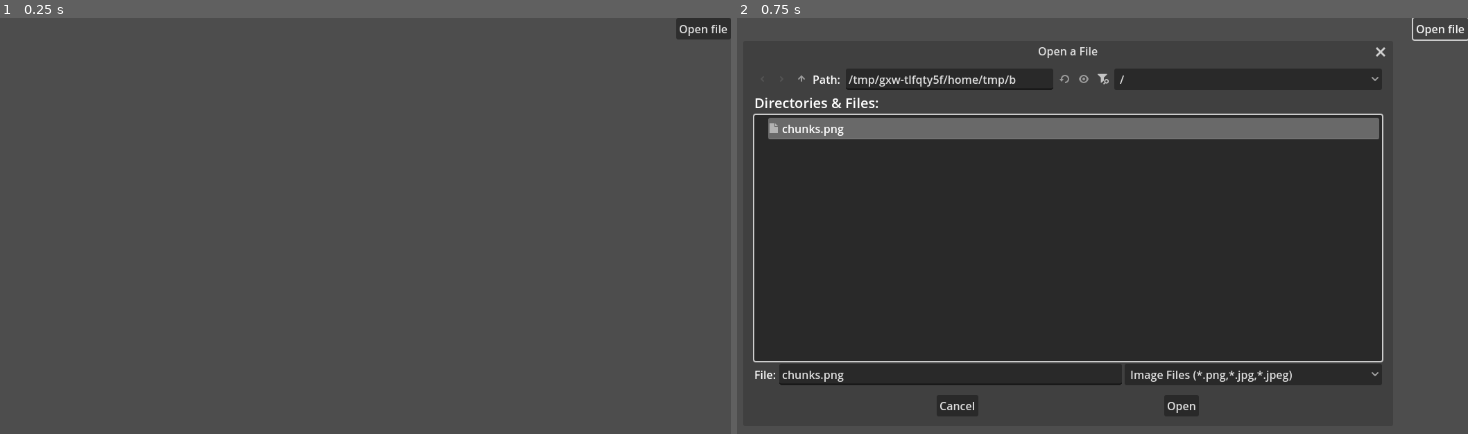
Above: before the commit, frames 1-2 (left to right).
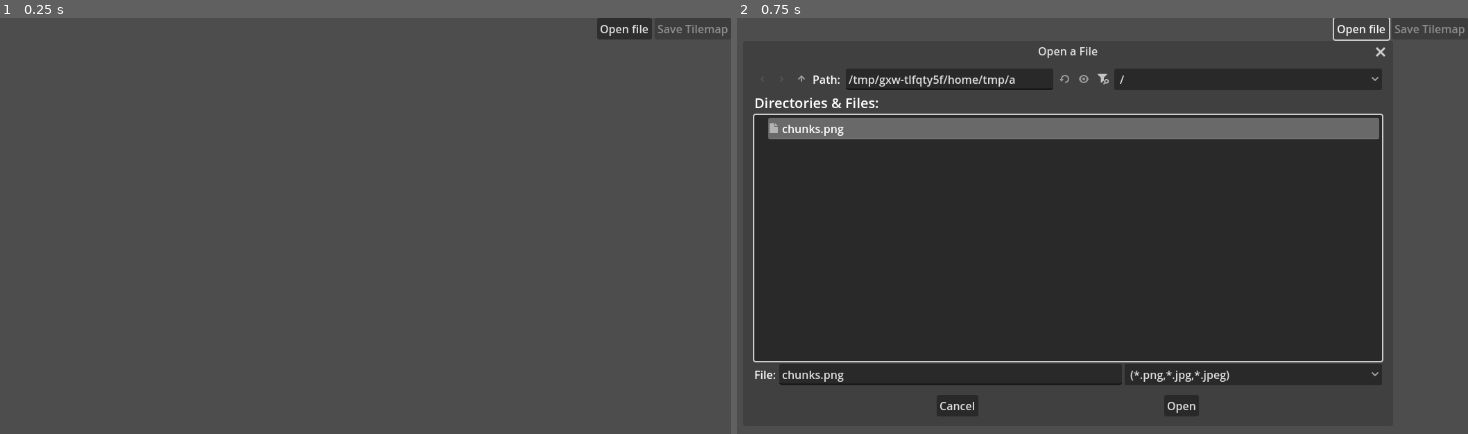
Above: after the commit, the same moments.

Repository: kwakoo-dev/tilemap-maker
Game: Godot game, scene res://main.tscn
Two runs of this game, one before a commit and one after it. Both use one fixed random seed, a clock stepped at 60 frames per second and the inputs below.
Inputs:
- Up to frame 1 (0.25 s): no input
- Up to frame 2 (0.75 s): click "Open file" at 0.5 s

The runs differ from the first frame. In frame 1, 0.4% of the frame differs, in the area x 81-100%, y 0-6%; in frame 2, 0.5%, in the area x 37-100%, y 0-88%.

Commit message:
- save button - button shortcuts (ctrl + o, ctrl + s) - support for any resolution of chunks - file should have 5x3 proportions, or else the output will be glitched

Diff:
--- a/main.gd
+++ b/main.gd
@@ -1,6 +1,13 @@
 extends Control
 
+@export var input_preview : TextureRect
+@export var output_preview : TextureRect
+@export var open_file_dialog : FileDialog
+@export var save_file_dialog : FileDialog
+@export var save_file_button : Button
+
 var image : Image
+var output_image : Image
 var input_texture : ImageTexture
 
 var chunk_width : int = 8
@@ -22,7 +29,7 @@
 var out_bottom_left_positions : Array[Vector2i]
 var out_bottom_right_positions : Array[Vector2i]
 
-func _init() -> void:
+func recalculate_output_chunk_positions() -> void:
 	top_left_positions = [
 		to_image_coords(0, 0),
 		to_image_coords(2, 0),
@@ -296,21 +303,30 @@
 		to_image_coords(14, 6),
 	]
 
-func _on_button_pressed() -> void:
-	$FileDialog.popup_centered_ratio()
+func _on_open_file_button_pressed() -> void:
+	open_file_dialog.popup_centered_ratio()
 
 func _on_file_dialog_file_selected(path: String) -> void:
 	image = Image.new()
 	image.load(path)
 	input_texture = ImageTexture.create_from_image(image)
-	$InputPreview.texture = input_texture
-	$Generate.disabled = false
+	input_preview.texture = input_texture
+
+	chunk_width = image.get_width() / 5
+	chunk_height = image.get_height() / 3
+
+	var file_extension : String = path.get_extension()
+	save_file_dialog.clear_filters()
+	save_file_dialog.add_filter("*." + file_extension)
+	save_file_button.disabled = false
+
+	recalculate_output_chunk_positions()
 	generate()
 
 func generate() -> void:
 	var chunks : Chunks = Chunks.get_chunks(Vector2i(chunk_width, chunk_height))
 	var image_format : Image.Format = image.get_format()
-	var output_image : Image = Image.create_empty(tile_columns * chunk_width, tile_rows * chunk_height, false, image_format)
+	output_image = Image.create_empty(tile_columns * chunk_width, tile_rows * chunk_height, false, image_format)
 
 	blit_chunks(output_image, chunks.top_left, top_left_positions)
 	blit_chunks(output_image, chunks.top, top_positions)
@@ -329,7 +345,7 @@
 	blit_chunks(output_image, chunks.out_bottom_left, out_bottom_left_positions)
 	blit_chunks(output_image, chunks.out_bottom_right, out_bottom_right_positions)
 
-	$OutputPreview.texture =  ImageTexture.create_from_image(output_image)
+	output_preview.texture =  ImageTexture.create_from_image(output_image)
 
 func blit_chunks(output_image : Image, chunk_coords : Rect2i, target_coords : Array[Vector2i]) -> void:
 	for coords in target_coords:
@@ -337,3 +353,10 @@
 
 func to_image_coords(x : int, y : int) -> Vector2i:
 	return Vector2i(x * chunk_width, y * chunk_height)
+
+func _on_save_file_pressed() -> void:
+	save_file_dialog.popup_centered_ratio()
+
+
+func _on_save_file_dialog_file_selected(path: String) -> void:
+	output_image.save_png(path)
--- a/main.tscn
+++ b/main.tscn
@@ -1,8 +1,20 @@
-[gd_scene load_steps=2 format=3 uid="uid://doh7hste2qr05"]
+[gd_scene load_steps=6 format=3 uid="uid://doh7hste2qr05"]
 
 [ext_resource type="Script" uid="uid://dax1mj4cmpjlw" path="res://main.gd" id="1_ig7tw"]
 
-[node name="Control" type="Control"]
+[sub_resource type="InputEventAction" id="InputEventAction_ig7tw"]
+action = &"open"
+
+[sub_resource type="Shortcut" id="Shortcut_0xm2m"]
+events = [SubResource("InputEventAction_ig7tw")]
+
+[sub_resource type="InputEventAction" id="InputEventAction_0xm2m"]
+action = &"save"
+
+[sub_resource type="Shortcut" id="Shortcut_h2yge"]
+events = [SubResource("InputEventAction_0xm2m")]
+
+[node name="Control" type="Control" node_paths=PackedStringArray("input_preview", "output_preview", "open_file_dialog", "save_file_dialog", "save_file_button")]
 layout_mode = 3
 anchors_preset = 15
 anchor_right = 1.0
@@ -10,51 +22,65 @@
 grow_horizontal = 2
 grow_vertical = 2
 script = ExtResource("1_ig7tw")
+input_preview = NodePath("MainLayout/VBoxContainer2/InputPreview")
+output_preview = NodePath("MainLayout/VBoxContainer2/OutputPreview")
+open_file_dialog = NodePath("OpenFileDialog")
+save_file_dialog = NodePath("SaveFileDialog")
+save_file_button = NodePath("MainLayout/Buttons/SaveFile")
 
-[node name="InputPreview" type="TextureRect" parent="."]
-texture_filter = 1
-layout_mode = 0
-offset_right = 411.0
-offset_bottom = 284.0
-stretch_mode = 4
-
-[node name="FileDialog" type="FileDialog" parent="."]
+[node name="OpenFileDialog" type="FileDialog" parent="."]
 title = "Open a File"
 ok_button_text = "Open"
 file_mode = 0
 access = 2
-filters = PackedStringArray("*.png,*.jpg,*.jpeg;Image Files;image/png,image/jpeg")
+filters = PackedStringArray("*.png,*.jpg,*.jpeg")
 
-[node name="OpenFile" type="Button" parent="."]
+[node name="SaveFileDialog" type="FileDialog" parent="."]
+auto_translate_mode = 1
+access = 2
+filters = PackedStringArray("*.png")
+
+[node name="MainLayout" type="VBoxContainer" parent="."]
 layout_mode = 1
-anchors_preset = 1
-anchor_left = 1.0
+anchors_preset = 15
 anchor_right = 1.0
-offset_left = -79.0
-offset_bottom = 31.0
-grow_horizontal = 0
+anchor_bottom = 1.0
+grow_horizontal = 2
+grow_vertical = 2
+metadata/_edit_use_anchors_ = true
+
+[node name="Buttons" type="HBoxContainer" parent="MainLayout"]
+layout_mode = 2
+size_flags_horizontal = 8
+
+[node name="OpenFile" type="Button" parent="MainLayout/Buttons"]
+layout_mode = 2
+shortcut = SubResource("Shortcut_0xm2m")
 text = "Open file"
 
-[node name="Generate" type="Button" parent="."]
-visible = false
-layout_mode = 0
-offset_left = 974.0
-offset_top = 37.0
-offset_right = 1147.0
-offset_bottom = 68.0
+[node name="SaveFile" type="Button" parent="MainLayout/Buttons"]
+layout_mode = 2
 disabled = true
-text = "Generate Spritesheet"
+shortcut = SubResource("Shortcut_h2yge")
+text = "Save Tilemap"
 
-[node name="OutputPreview" type="TextureRect" parent="."]
+[node name="VBoxContainer2" type="VSplitContainer" parent="MainLayout"]
+layout_mode = 2
+size_flags_vertical = 3
+
+[node name="InputPreview" type="TextureRect" parent="MainLayout/VBoxContainer2"]
 texture_filter = 1
-layout_mode = 1
-anchors_preset = 2
-anchor_top = 1.0
-anchor_bottom = 1.0
-offset_top = -230.0
-offset_right = 630.0
-grow_vertical = 0
+layout_mode = 2
+size_flags_vertical = 3
 stretch_mode = 4
 
-[connection signal="file_selected" from="FileDialog" to="." method="_on_file_dialog_file_selected"]
-[connection signal="pressed" from="OpenFile" to="." method="_on_button_pressed"]
+[node name="OutputPreview" type="TextureRect" parent="MainLayout/VBoxContainer2"]
+texture_filter = 1
+layout_mode = 2
+size_flags_vertical = 3
+stretch_mode = 4
+
+[connection signal="file_selected" from="OpenFileDialog" to="." method="_on_file_dialog_file_selected"]
+[connection signal="file_selected" from="SaveFileDialog" to="." method="_on_save_file_dialog_file_selected"]
+[connection signal="pressed" from="MainLayout/Buttons/OpenFile" to="." method="_on_open_file_button_pressed"]
+[connection signal="pressed" from="MainLayout/Buttons/SaveFile" to="." method="_on_save_file_pressed"]
--- a/project.godot
+++ b/project.godot
@@ -14,3 +14,16 @@
 run/main_scene="uid://doh7hste2qr05"
 config/features=PackedStringArray("4.4", "Forward Plus")
 config/icon="res://icon.svg"
+
+[input]
+
+open={
+"deadzone": 0.2,
+"events": [null, Object(InputEventKey,"resource_local_to_scene":false,"resource_name":"","device":-1,"window_id":0,"alt_pressed":false,"shift_pressed":false,"ctrl_pressed":true,"meta_pressed":false,"pressed":false,"keycode":0,"physical_keycode":79,"key_label":0,"unicode":111,"location":0,"echo":false,"script":null)
+]
+}
+save={
+"deadzone": 0.2,
+"events": [Object(InputEventKey,"resource_local_to_scene":false,"resource_name":"","device":0,"window_id":0,"alt_pressed":false,"shift_pressed":false,"ctrl_pressed":true,"meta_pressed":false,"pressed":false,"keycode":0,"physical_keycode":83,"key_label":0,"unicode":0,"location":0,"echo":false,"script":null)
+]
+}
